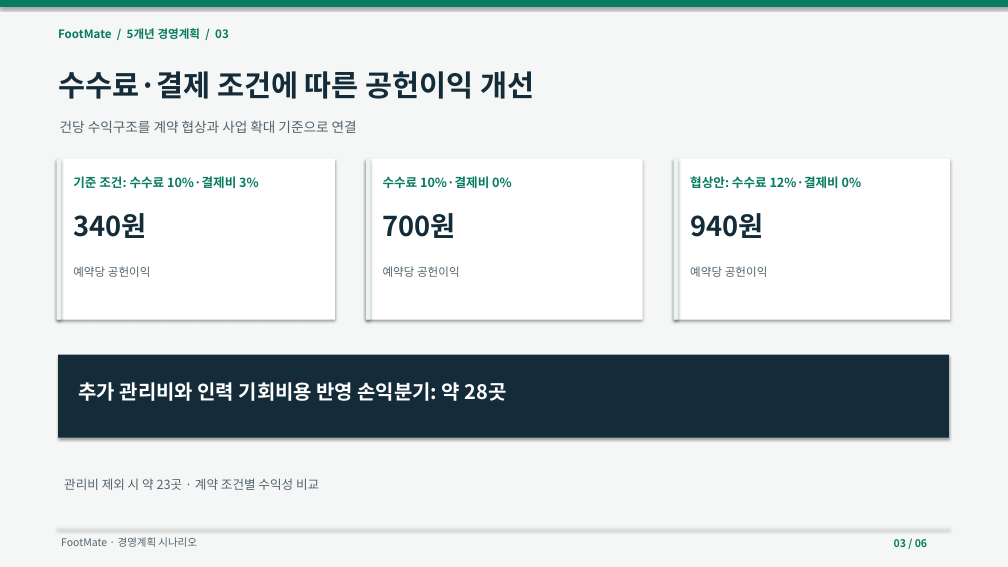
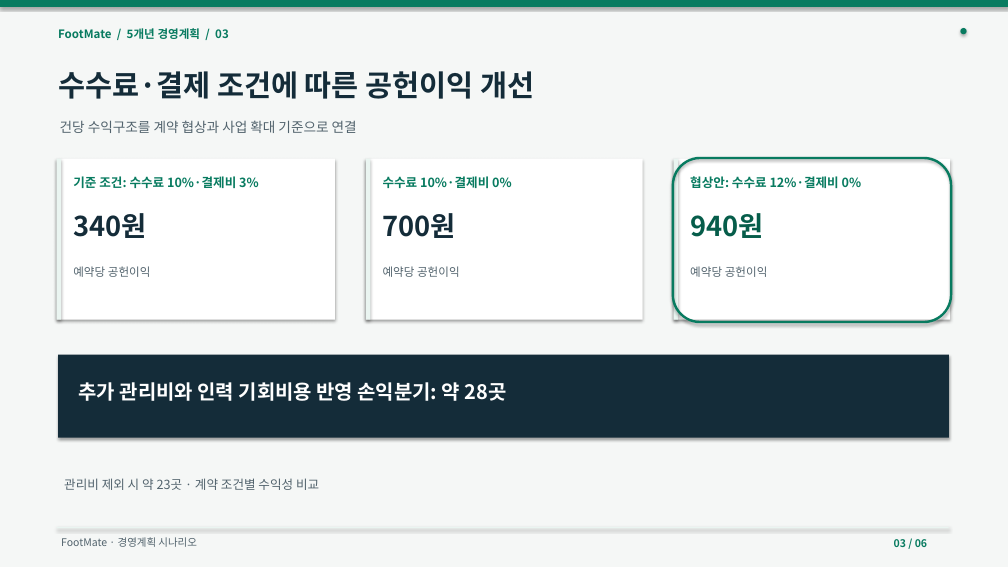
Before and after one commit to dohyunkimmm/footmate-case-study, a slide deck: slide 3 of src/case-study/downloads/footmate_5year_strategy.pptx. Drawn at 1008x567 pixels with LibreOffice and Linux fonts; fonts in the diff are those of the drawing. Boxes give left, top, right and bottom in pixels: in the first picture for what was removed or moved away, otherwise in the second. Text is boxed around its words. In the diff, an @@ line names an element or a change of style, - is before the commit and + after.

```diff
--- a/src/case-study/downloads/footmate_5year_strategy.pptx
+++ b/src/case-study/downloads/footmate_5year_strategy.pptx
@@ ellipse added at <box>960,28,966,34</box>, fill #087B60 @@
@@ rounded rectangle added at <box>673,158,951,322</box>, outline #087B60 2.3 pt @@
@@ text "940원" at <box>690,213,764,238</box>: text colour #142C39 to #065D4A @@
```
Also in this commit, not shown: 5 other slides changed, 19 other files.
